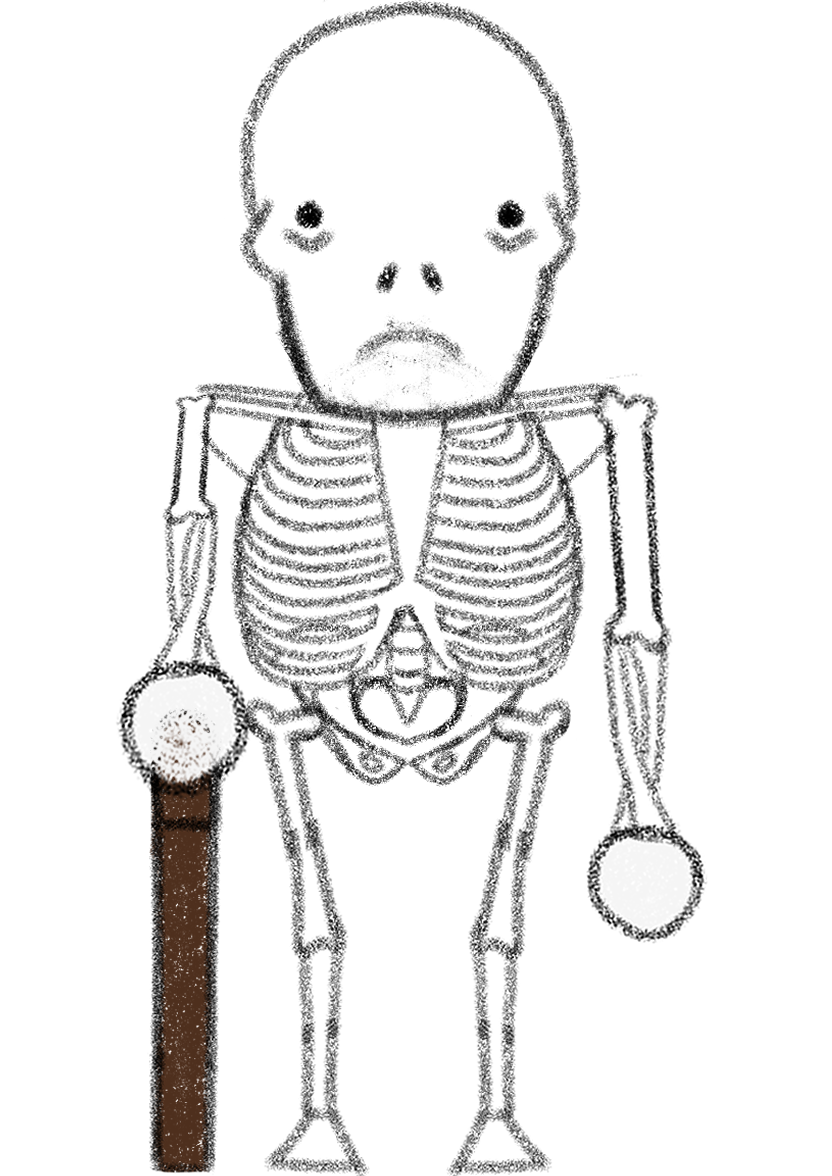
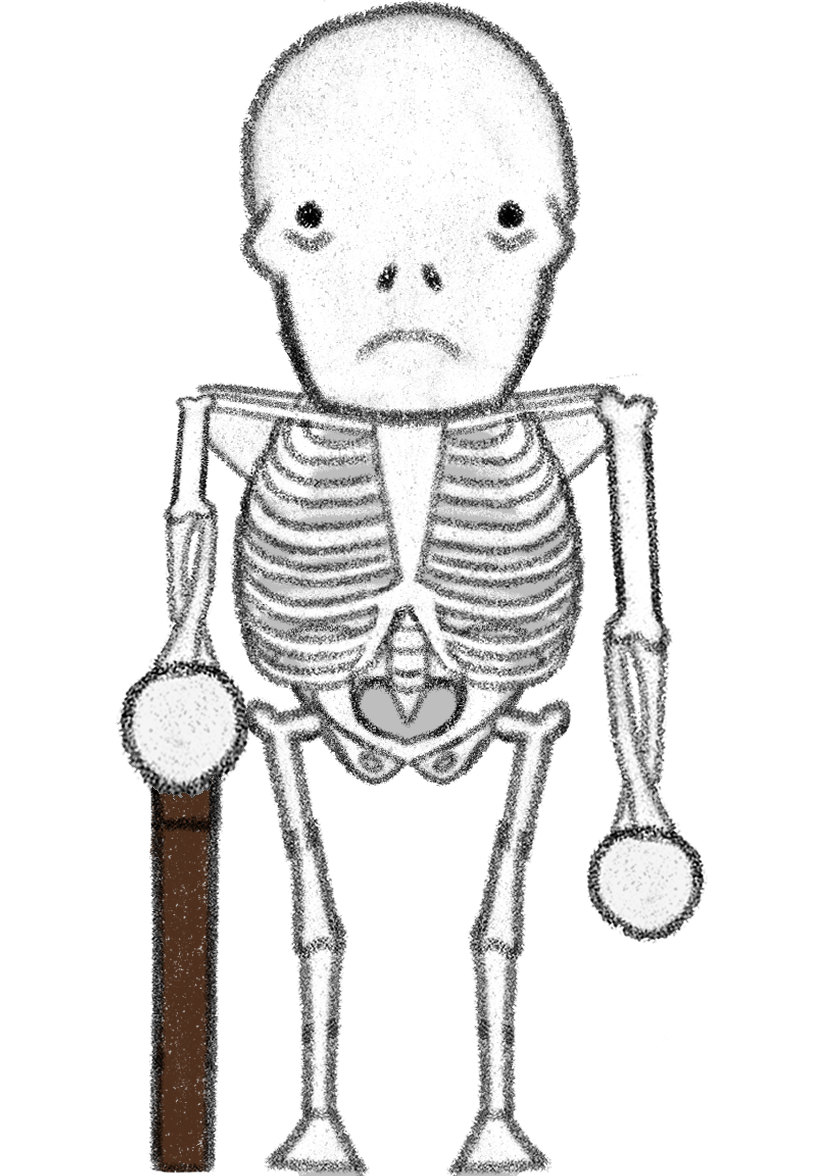
Layered file, before and after one edit (832x1176). Changes by layer:
painted on "0_front_cabeza" over bbox(239, 0, 581, 430)
painted on "1_front_brazoder" over bbox(587, 386, 706, 943)
painted on "2_front_brazoizq" over bbox(117, 394, 249, 801)
painted on "3_front_piernaizq" over bbox(147, 697, 369, 1176)
painted on "4_front_piernader" over bbox(447, 698, 670, 1176)
painted on "5_front_cuerpo" over bbox(192, 315, 637, 787)
painted on "6_front_baston" over bbox(149, 707, 225, 1173)
